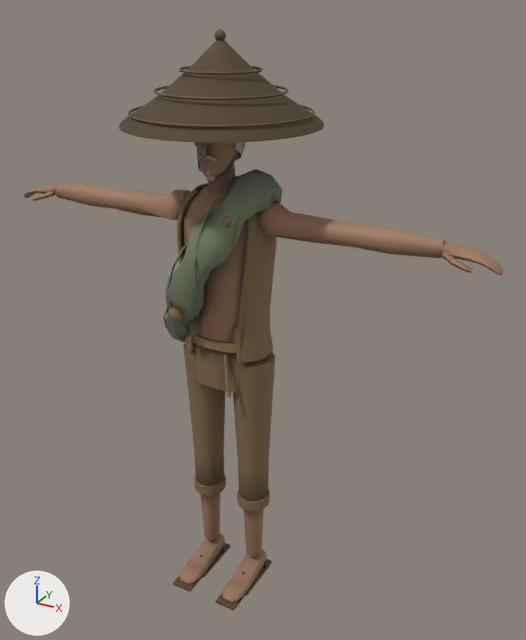
One commit to the glTF model game/assets/characters/fisher.glb: the scene before it, then after it.
Rendered twice from a 50 mm lens placed at (1.165, -1.879, 1.982), pointed at (0.094, 0.069, 1.008). Every picture has the same lights, and +X, +Y and +Z are marked at lower left. The picture after the commit comes second. Vertices at exactly the same position are counted once.

Objects in the first picture: 'fisher'.
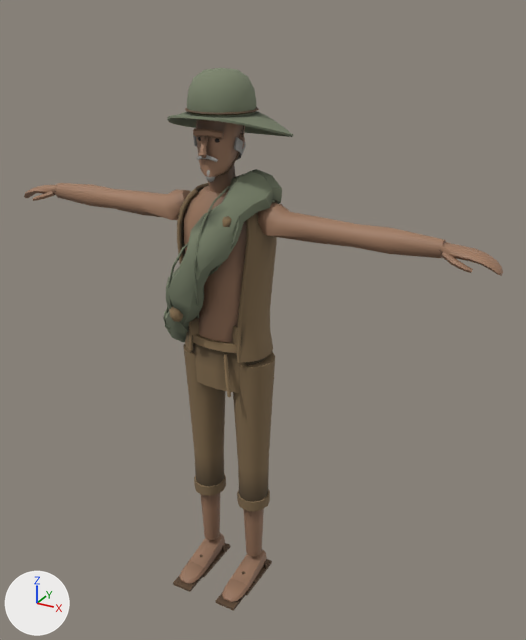
Location of each change, [x1, y1, x2, y2] in pixels of the pictures (526 x 640 px; the box of a moved part takes in the faces that stretch with it):
'fisher', reshaped (7% shorter)
    before: [24, 29, 503, 611]
    after: [24, 68, 503, 611]
part 1 of me_fisher, moved or reshaped
    before: [128, 105, 315, 128]
    after: [185, 107, 259, 115]
part 2 of me_fisher, added
    after: [167, 111, 293, 137]
part 3 of me_fisher, added
    after: [187, 68, 257, 117]
part 4 of me_fisher, deleted
    before: [153, 85, 289, 100]
part 5 of me_fisher, deleted
    before: [179, 66, 263, 75]
part 6 of me_fisher, deleted
    before: [215, 29, 226, 40]
part 7 of me_fisher, cut back
    before: [119, 40, 324, 176]
    after: [195, 126, 245, 176]
part 8 of me_fisher, recoloured (lighter)
    before: [168, 142, 339, 236]
    after: [168, 120, 339, 236]

The change, as a list of edits to the scene's bpy script:
```text
Change me_fisher:
    used by ob_fisher; location = (0.0, 0.0, 0.0)
    remove me_fisher.from_pydata(...)  # 3946 vertices, 7580 faces; spans x -0.85..0.85, y -0.31..0.29, z 0.0..1.91
    add me_fisher.from_pydata(...)  # 3959 vertices, 7618 faces; spans x -0.85..0.85, y -0.21..0.23, z 0.0..1.8
    me_fisher part 1: the loose piece of 114 vertices spanning x -0.27..0.27, y -0.28..0.26, z 1.68..1.69 is scaled about the mesh origin by (0.382, 0.382, 1)
    me_fisher part 2: a new loose piece of 360 vertices spanning x -0.19..0.19, y -0.16..0.23, z 1.58..1.69, in mat_bh_cloth_accent__town_fisher
    me_fisher part 3: a new loose piece of 141 vertices spanning x -0.1..0.1, y -0.11..0.09, z 1.68..1.8, in mat_bh_cloth_accent__town_fisher
    me_fisher part 4: the loose piece of 114 vertices spanning x -0.2..0.2, y -0.21..0.19, z 1.74..1.75 is deleted
    me_fisher part 5: the loose piece of 114 vertices spanning x -0.12..0.12, y -0.13..0.11, z 1.8 is deleted
    me_fisher part 6: the loose piece of 34 vertices spanning x -0.02..0.02, y -0.03..0.01, z 1.87..1.91 is deleted
    me_fisher part 7: 9 vertices moved from x -0.08..0.08, y -0.07..-0.01, z 1.5..1.68 to x -0.08..0.08, y -0.07..0.0, z 1.5..1.68; 253 vertices removed from x -0.3..0.3, y -0.31..0.29, z 1.5..1.89; 27 vertices added at x -0.08..0.08, y -0.07..0.0, z 1.5..1.68
    me_fisher part 8: 968 kept faces spanning x -0.3..0.44, y -0.19..0.19, z 1.3..1.73 get new vertex colours; the middle colour goes from grey #bebebe to grey #bababa
```
